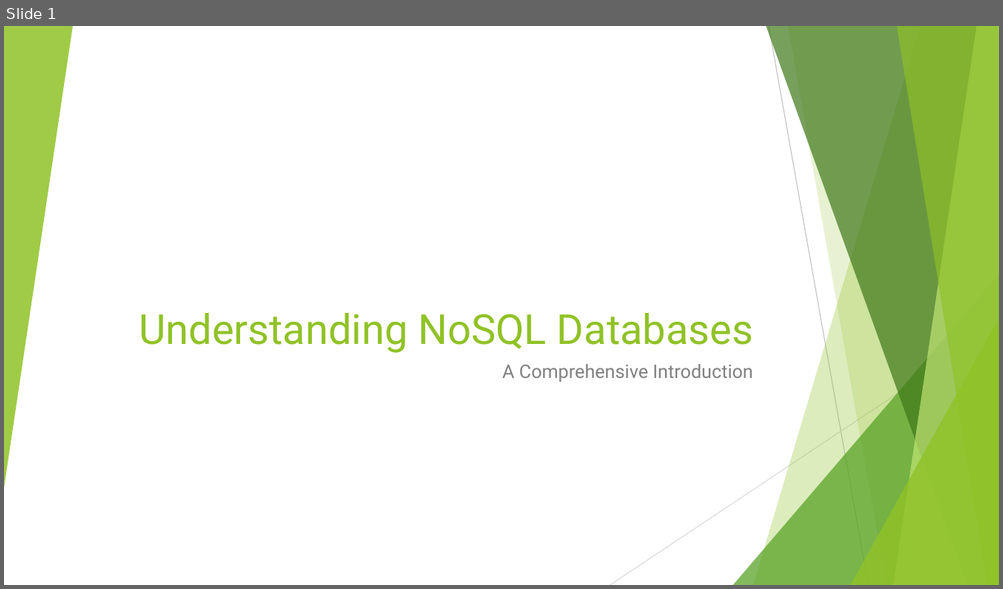
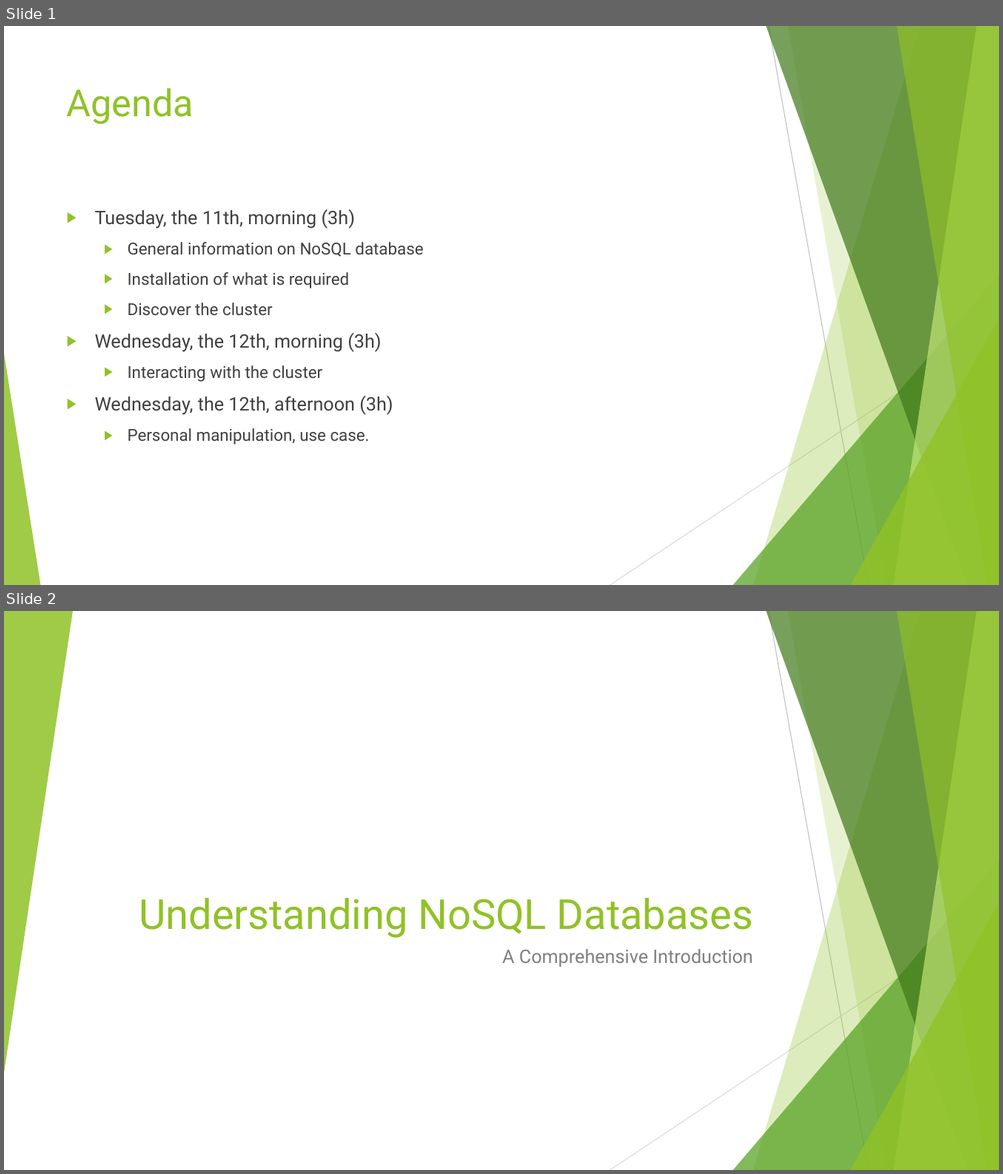
Before and after one commit to zwergon/ensg_search, a slide deck: docs/NoSQL introduction.pptx. Shown one above the other, each under a label of ours: slide 1 before the commit, slides 1 and 2 after it. The pictures are 1003x589 and 1003x1174 pixels, drawn with LibreOffice and Linux fonts; fonts in the diff are those of the drawing. Boxes give left, top, right and bottom in pixels: in the first picture for what was removed or moved away, otherwise in the second. Text is boxed around its words. In the diff, an @@ line names an element or a change of style, - is before the commit and + after.

```diff
--- a/docs/NoSQL introduction.pptx
+++ b/docs/NoSQL introduction.pptx
@@ slide 1 added at box(4, 26, 999, 585), background #FFFFFF; not listed: 9 template elements that a slide beside it also shows @@
@@ title added at box(67, 88, 193, 124), 36 pt, text #90C226 @@
+Agenda
@@ text added at box(95, 210, 423, 445), 16 pt, text #404040 @@
+▶ Tuesday, the 11th, morning (3h)
+  ▶ General information on NoSQL database
+  ▶ Installation of what is required
+  ▶ Discover the cluster
+▶ Wednesday, the 12th, morning (3h)
+  ▶ Interacting with the cluster
+▶ Wednesday, the 12th, afternoon (3h)
+  ▶ Personal manipulation, use case.
@@ triangle added at box(4, 354, 40, 585), fill #90C226 at 85% opacity @@
@@ what was slide 1 is now slide 2 @@
```
Also in this commit, not shown: 1 slide changed, 34 other slides added, 8 other files.
